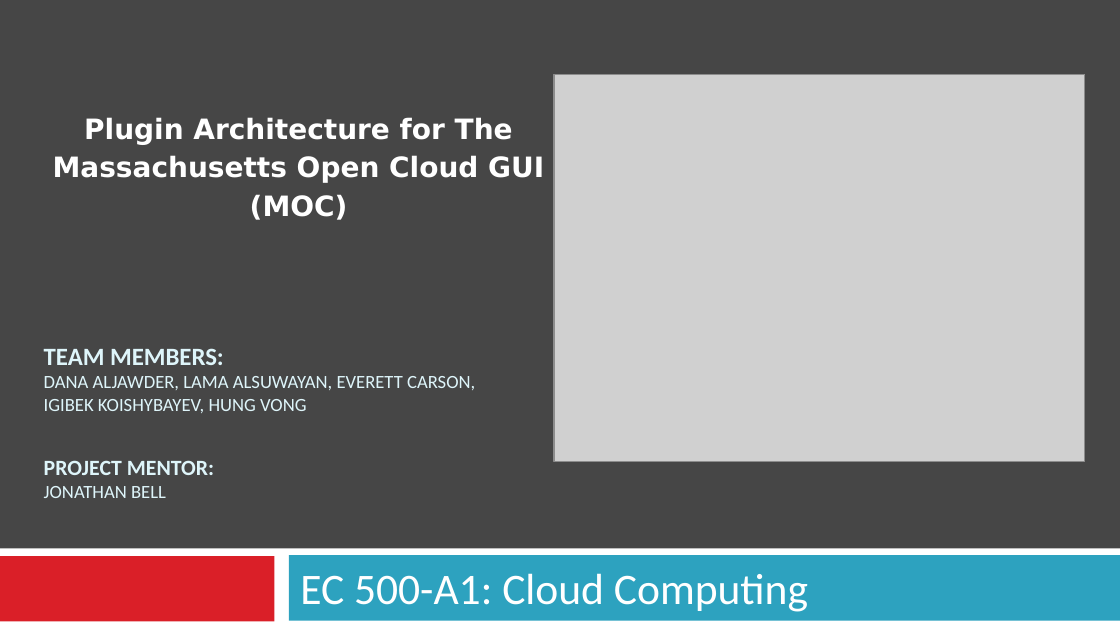
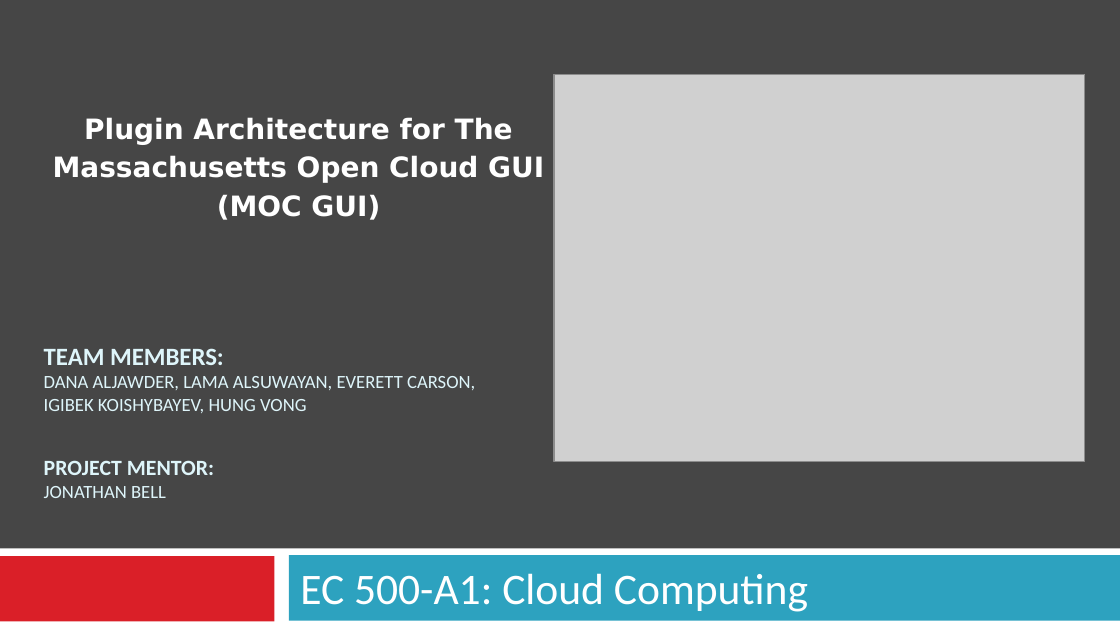
Before and after one commit to BU-EC500-SP15/moc-gui-plugins, a slide deck: slide 1 of MOCUIPlugin-Demo3.pptx. Drawn at 1120x630 pixels with LibreOffice and Linux fonts; fonts in the diff are those of the drawing; grey boxes stand for pictures. Boxes give left, top, right and bottom in pixels: in the first picture for what was removed or moved away, otherwise in the second. Text is boxed around its words. In the diff, an @@ line names an element or a change of style, - is before the commit and + after.

```diff
--- a/MOCUIPlugin-Demo3.pptx
+++ b/MOCUIPlugin-Demo3.pptx
@@ text at (217, 194, 380, 220): text changed @@
-(MOC)
+(MOC GUI)
```
Also in this commit, not shown: 2 other slides changed.
